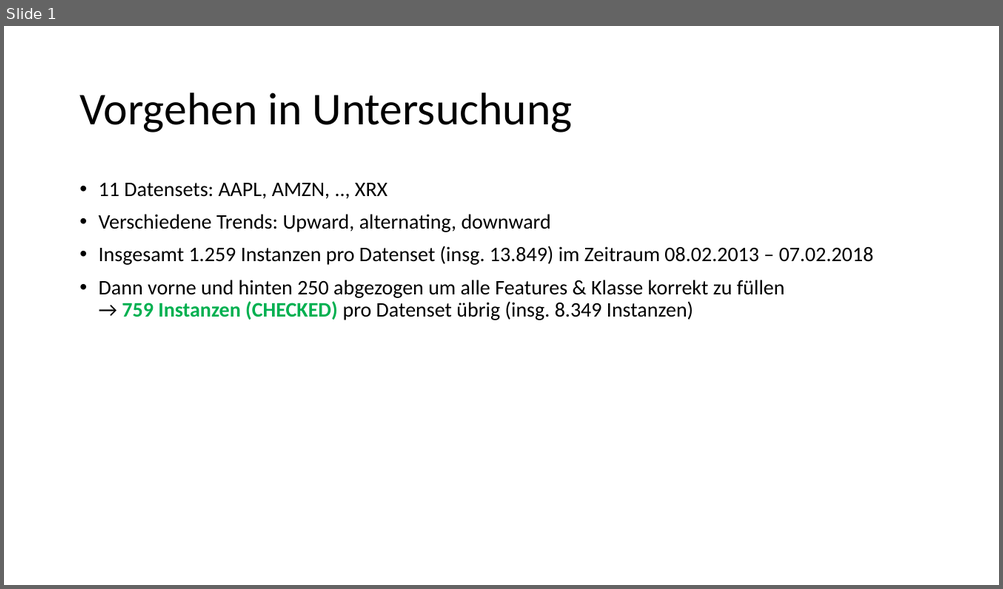
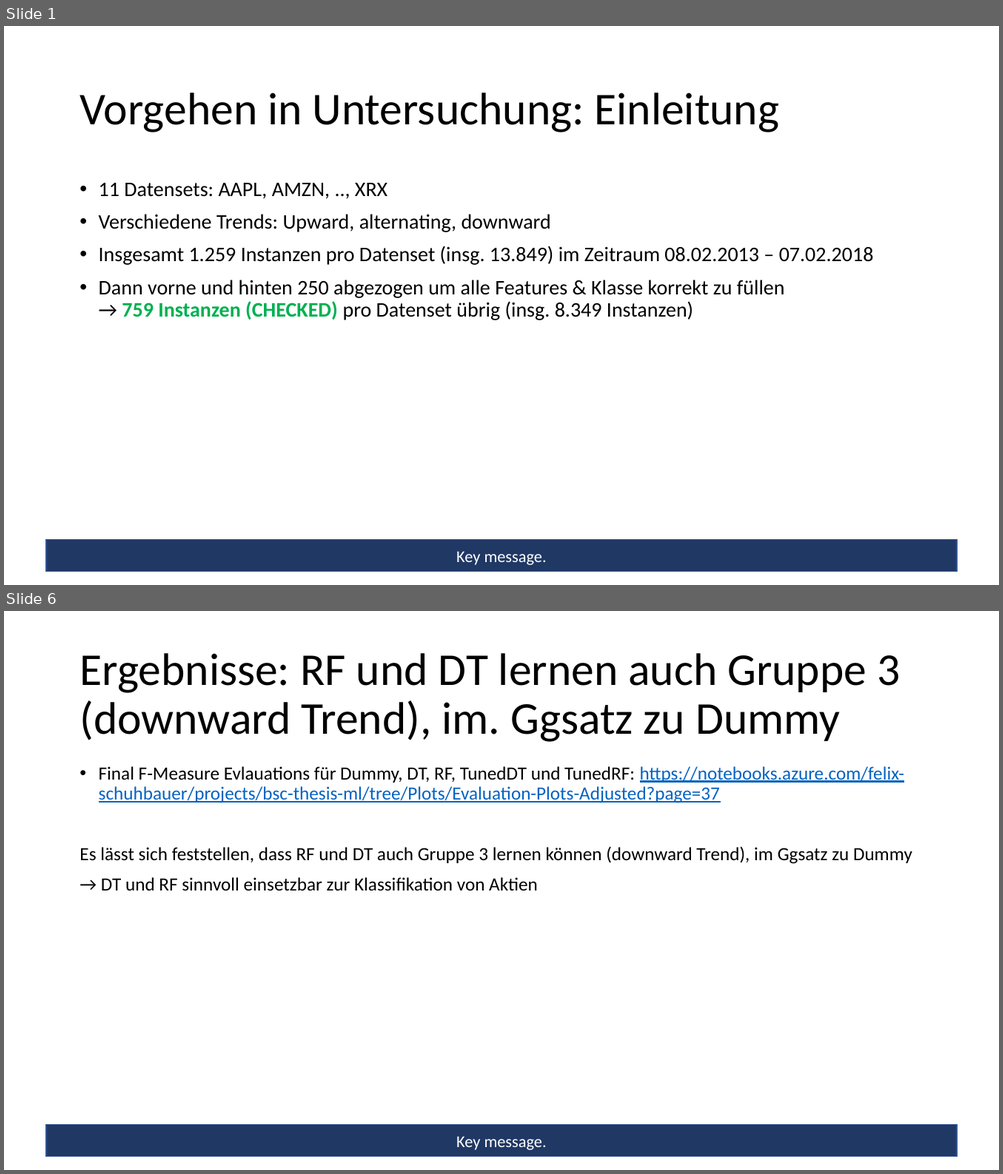
Before and after one commit to feschu/BSc-Thesis-ML, a slide deck: Notes/Dokumentation zum Vorgehen.pptx. Shown one above the other, each under a label of ours: slide 1 before the commit, slides 1 and 6 after it; the slides between them are not shown. The pictures are 1003x589 and 1003x1174 pixels, drawn with LibreOffice and Linux fonts; fonts in the diff are those of the drawing. Boxes give left, top, right and bottom in pixels: in the first picture for what was removed or moved away, otherwise in the second. Text is boxed around its words. In the diff, an @@ line names an element or a change of style, - is before the commit and + after.

Commit message:
Summarized major part of ADJ plots in presentation

```diff
--- a/Notes/Dokumentation zum Vorgehen.pptx
+++ b/Notes/Dokumentation zum Vorgehen.pptx
@@ slide 6 added at bbox=[4, 611, 999, 1170], background #FFFFFF @@
@@ title added at bbox=[79, 653, 899, 742], 44 pt, text #000000 @@
+Ergebnisse: RF und DT lernen auch Gruppe 3 (downward Trend), im. Ggsatz zu Dummy
@@ text added at bbox=[79, 766, 912, 891], 18 pt, text #000000 @@
+• Final F-Measure Evlauations für Dummy, DT, RF, TunedDT und TunedRF: https://notebooks.azure.com/felix-schuhbauer/projects/bsc-thesis-ml/tree/Plots/Evaluation-Plots-Adjusted?page=37
+Es lässt sich feststellen, dass RF und DT auch Gruppe 3 lernen können (downward Trend), im Ggsatz zu Dummy
+→ DT und RF sinnvoll einsetzbar zur Klassifikation von Aktien
@@ rectangle added at bbox=[45, 1125, 956, 1157], fill #203864, outline #325491 1 pt, 16 pt, text #FFFFFF @@
+Key message.
@@ slide 1 changed as well @@
@@ title at bbox=[79, 93, 780, 133]: text changed @@
-Vorgehen in Untersuchung
+Vorgehen in Untersuchung: Einleitung
@@ rectangle added at bbox=[45, 540, 956, 572], fill #203864, outline #325491 1 pt, 16 pt, text #FFFFFF @@
+Key message.
```
Also in this commit, not shown: 14 other slides added, 2 slides removed, 2 other files.
